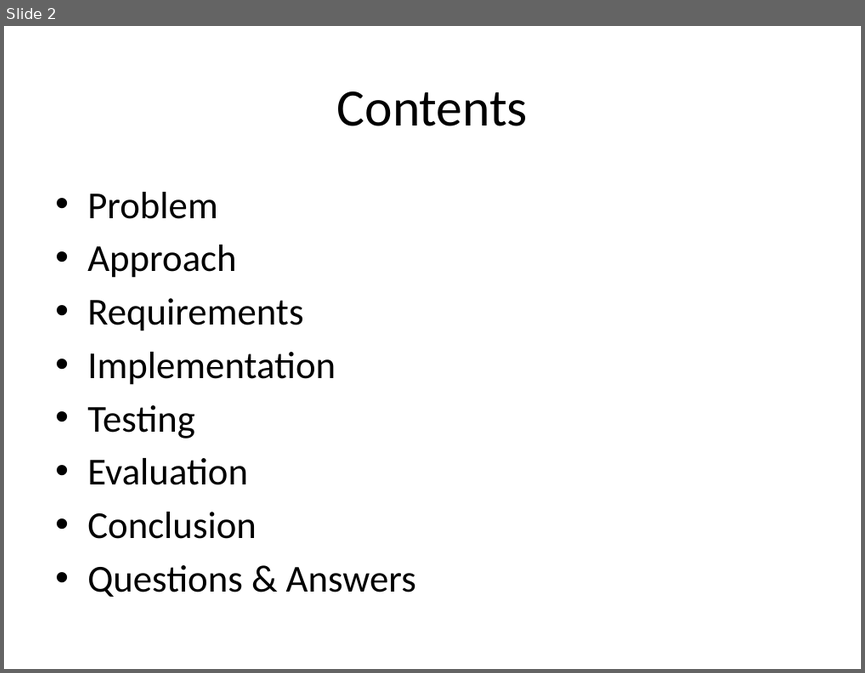
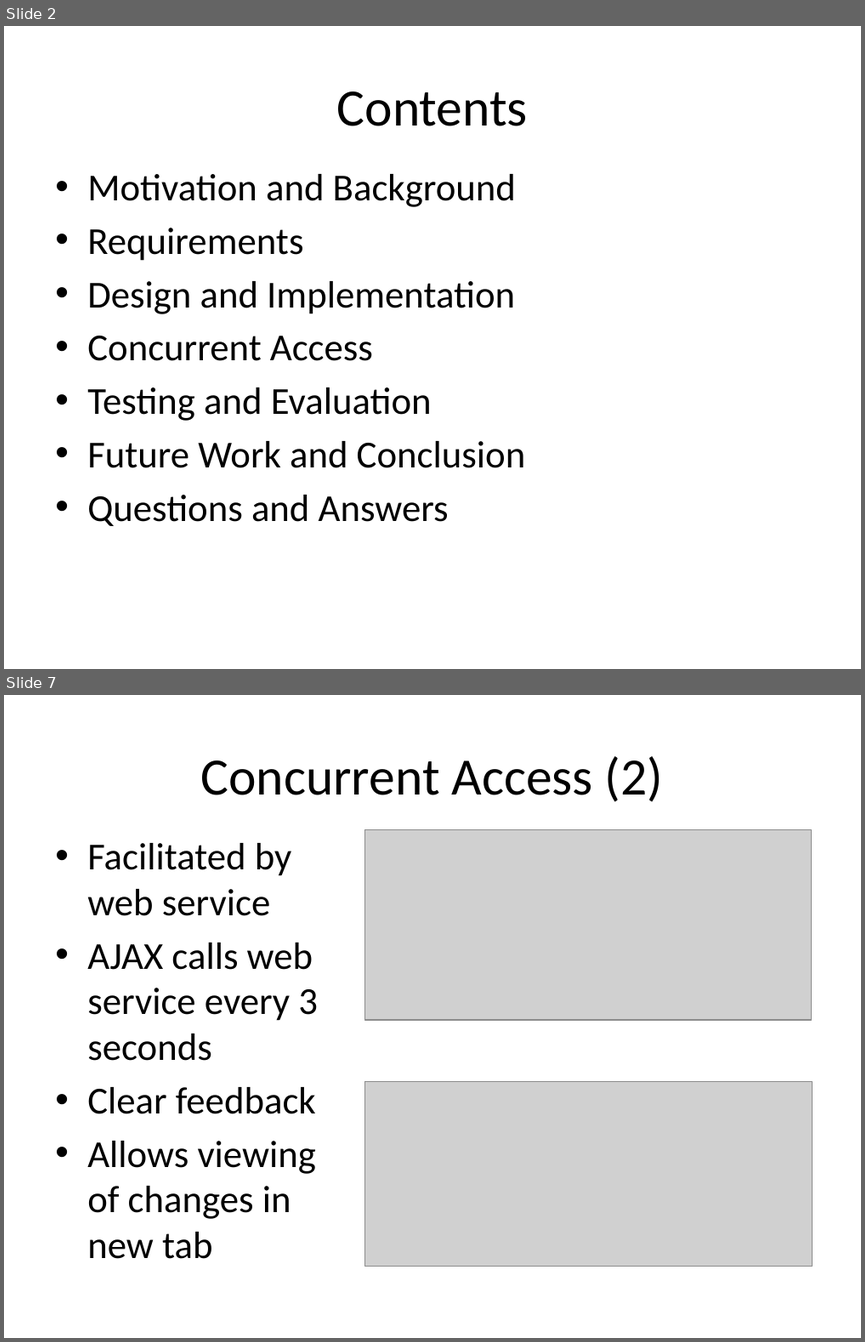
Before and after one commit to johnnyfoe/bibman, a slide deck: Documents/Presentation/Presentation.pptx. Shown one above the other, each under a label of ours: slide 2 before the commit, slides 2 and 7 after it; the slides between them are not shown. The pictures are 865x673 and 865x1342 pixels, drawn with LibreOffice and Linux fonts; fonts in the diff are those of the drawing; grey boxes stand for pictures; background and template pictures are left out. Boxes give left, top, right and bottom in pixels: in the first picture for what was removed or moved away, otherwise in the second. Text is boxed around its words. In the diff, an @@ line names an element or a change of style, - is before the commit and + after.

```diff
--- a/Documents/Presentation/Presentation.pptx
+++ b/Documents/Presentation/Presentation.pptx
@@ slide 7 added at bbox=[4, 695, 861, 1338], background picture (left out) @@
@@ title added at bbox=[201, 756, 663, 802], 44 pt, text #000000 @@
+Concurrent Access (2)
@@ text added at bbox=[87, 843, 318, 1259], 32 pt, text #000000 @@
+• Facilitated by web service
+• AJAX calls web service every 3 seconds
+• Clear feedback
+• Allows viewing of changes in new tab
@@ picture added at bbox=[364, 829, 811, 1020] @@
@@ picture added at bbox=[364, 1082, 812, 1265] @@
@@ slide 2 changed as well @@
@@ text "Motivation and Background": place and size @@
-text "Motivation and Background" at bbox=[87, 192, 416, 596]
+text "Motivation and Background" at bbox=[87, 174, 526, 526]
@@ text at bbox=[87, 174, 516, 207]: text changed @@
-• Problem
-• Approach
+• Motivation and Background
@@ text at bbox=[87, 281, 526, 526]: text changed @@
-• Implementation
-• Testing
-• Evaluation
-• Conclusion
-• Questions & Answers
+• Design and Implementation
+• Concurrent Access
+• Testing and Evaluation
+• Future Work and Conclusion
+• Questions and Answers
```
Also in this commit, not shown: 1 other slide changed, 10 other slides added.
